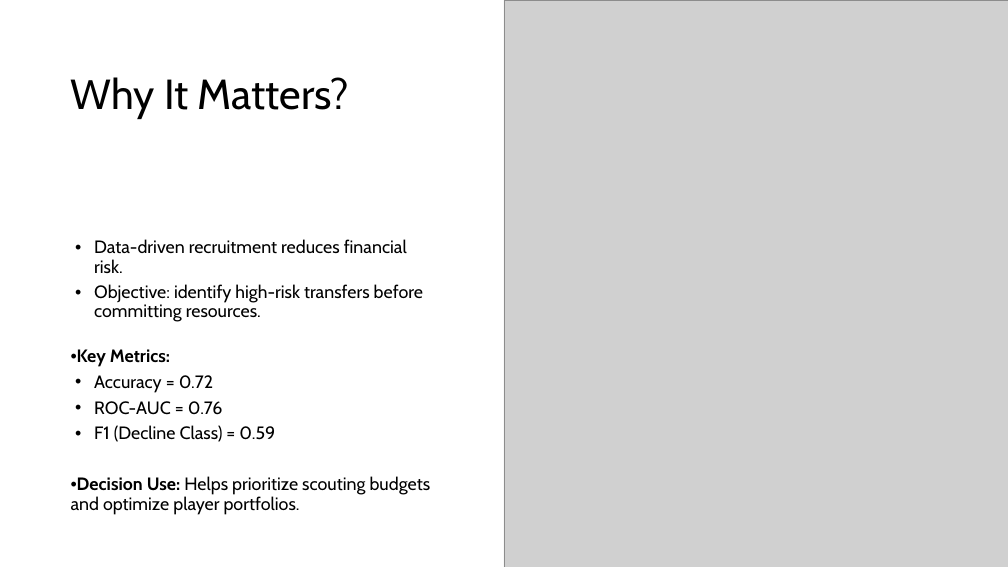
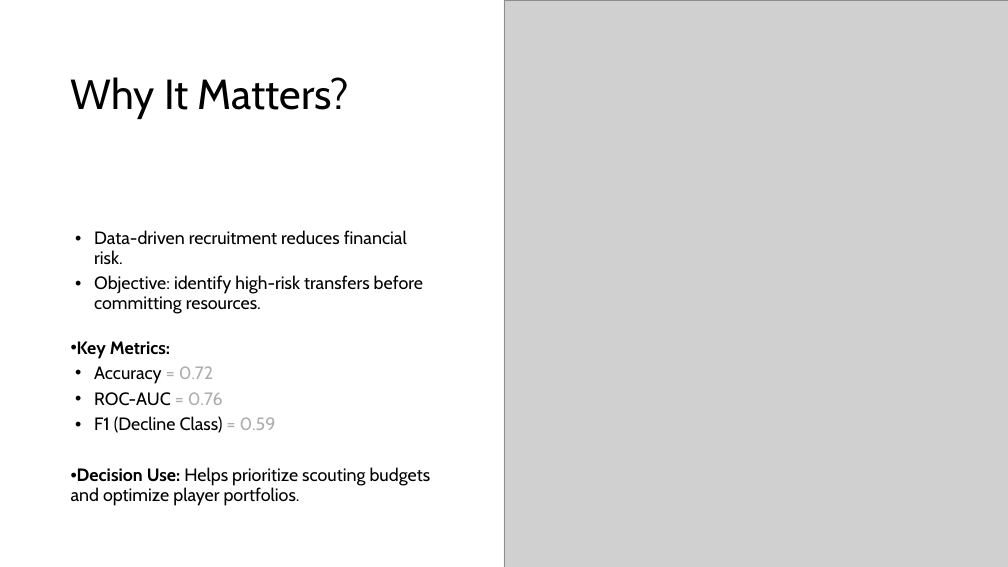
Before and after one commit to Erdos-Projects/fall-2025-money-and-soccer, a slide deck: slide 3 of presentation/presentation.pptx. Drawn at 1008x567 pixels with LibreOffice and Linux fonts; fonts in the diff are those of the drawing; grey boxes stand for pictures. Boxes give left, top, right and bottom in pixels: in the first picture for what was removed or moved away, otherwise in the second. Text is boxed around its words. In the diff, an @@ line names an element or a change of style, - is before the commit and + after.

```diff
--- a/presentation/presentation.pptx
+++ b/presentation/presentation.pptx
@@ text "Data-driven recruitment reduces financial risk.": place and size @@
-text "Data-driven recruitment reduces financial risk." at [71, 239, 431, 515]
+text "Data-driven recruitment reduces financial risk." at [71, 230, 431, 506]
@@ text at [94, 366, 276, 433]: text colour #000000 to #AEAEAE in "= 0.72", "= 0.76", "= 0.59" @@
```
Also in this commit, not shown: 4 other slides changed, 1 slide added, 9 other files.
